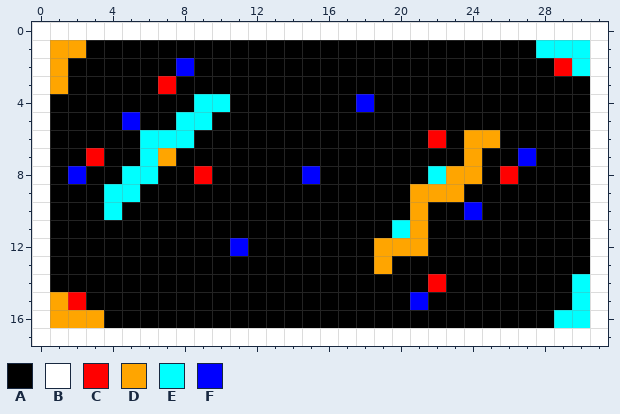
Pixel-art sprite, stored at GlobalGameJam2014/GlobalGameJam2014Content/Levels/level11.png. Above is the file before it was changed.
The file is 32x18 pixels.
Palette (. is transparent): A #000000  B #ffffff  C #ff0000  D #ffa500  E #00ffff  F #0000ff
Pixels before, first column x 0:
 0 BBBBBBBBBBBBBBBBBBBBBBBBBBBBBBBB
 1 BDDAAAAAAAAAAAAAAAAAAAAAAAAAEEEB
 2 BDAAAAAAFAAAAAAAAAAAAAAAAAAAACEB
 3 BDAAAAACAAAAAAAAAAAAAAAAAAAAAAAB
 4 BAAAAAAAAEEAAAAAAAFAAAAAAAAAAAAB
 5 BAAAAFAAEEAAAAAAAAAAAAAAAAAAAAAB
 6 BAAAAAEEEAAAAAAAAAAAAACADDAAAAAB
 7 BAACAAEDAAAAAAAAAAAAAAAADAAFAAAB
 8 BAFAAEEAACAAAAAFAAAAAAEDDACAAAAB
 9 BAAAEEAAAAAAAAAAAAAAADDDAAAAAAAB
10 BAAAEAAAAAAAAAAAAAAAADAAFAAAAAAB
11 BAAAAAAAAAAAAAAAAAAAEDAAAAAAAAAB
12 BAAAAAAAAAAFAAAAAAADDDAAAAAAAAAB
13 BAAAAAAAAAAAAAAAAAADAAAAAAAAAAAB
14 BAAAAAAAAAAAAAAAAAAAAACAAAAAAAEB
15 BDCAAAAAAAAAAAAAAAAAAFAAAAAAAAEB
16 BDDDAAAAAAAAAAAAAAAAAAAAAAAAAEEB
17 BBBBBBBBBBBBBBBBBBBBBBBBBBBBBBBB
The same view after the edit:
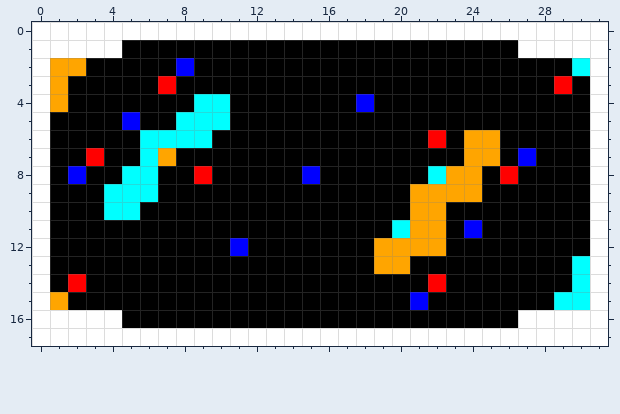
What changed:
Changed rows in their new state; - is an unchanged pixel.
first column x 1:
 1 BBBB----------------------BBBB
 2 -D--------------------------A-
 3 ----------------------------C-
 4 D-----------------------------
 5 ---------E--------------------
 6 --------E---------------------
 7 ------------------------D-----
 9 -----E-----------------D------
10 ----E----------------D-A------
11 ---------------------D-F------
12 ---------------------D--------
13 -------------------D---------E
14 -C----------------------------
15 -A--------------------------E-
16 BBBB----------------------BBBB
Changed places in both pictures, as pixel boxes (x1, y1, x2, y2):
changed: (50, 40, 122, 112)
changed: (392, 40, 590, 328)
changed: (50, 112, 230, 328)
